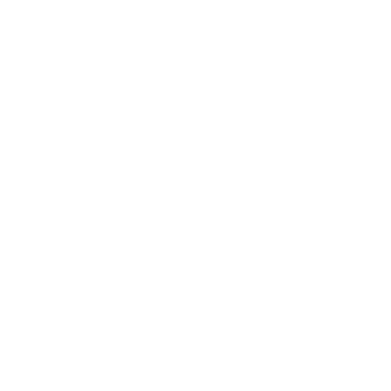
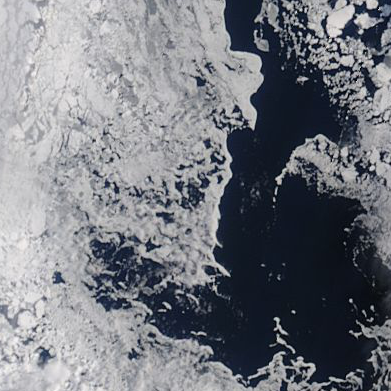
Layered file, before and after one edit (391 x 391). Changes by layer:
added layer "079_barents-kara_seas_100km_20140501.terra.truecolor.250m" above "landfast ice" over (x1=0, y1=0, x2=391, y2=391)
